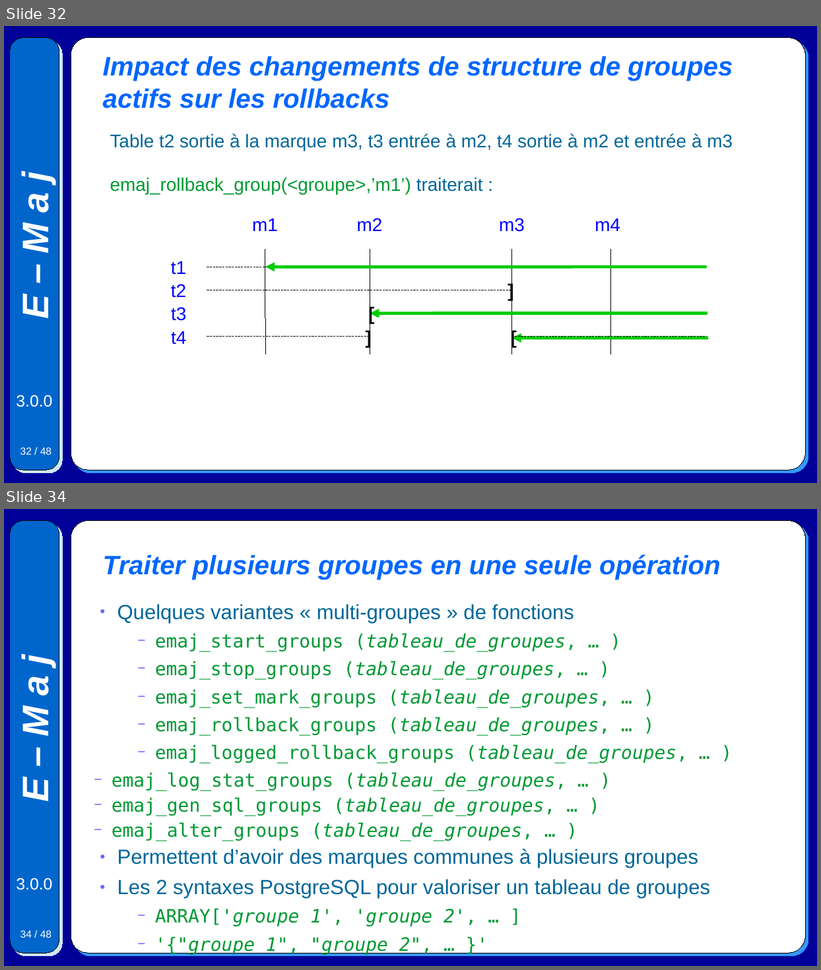
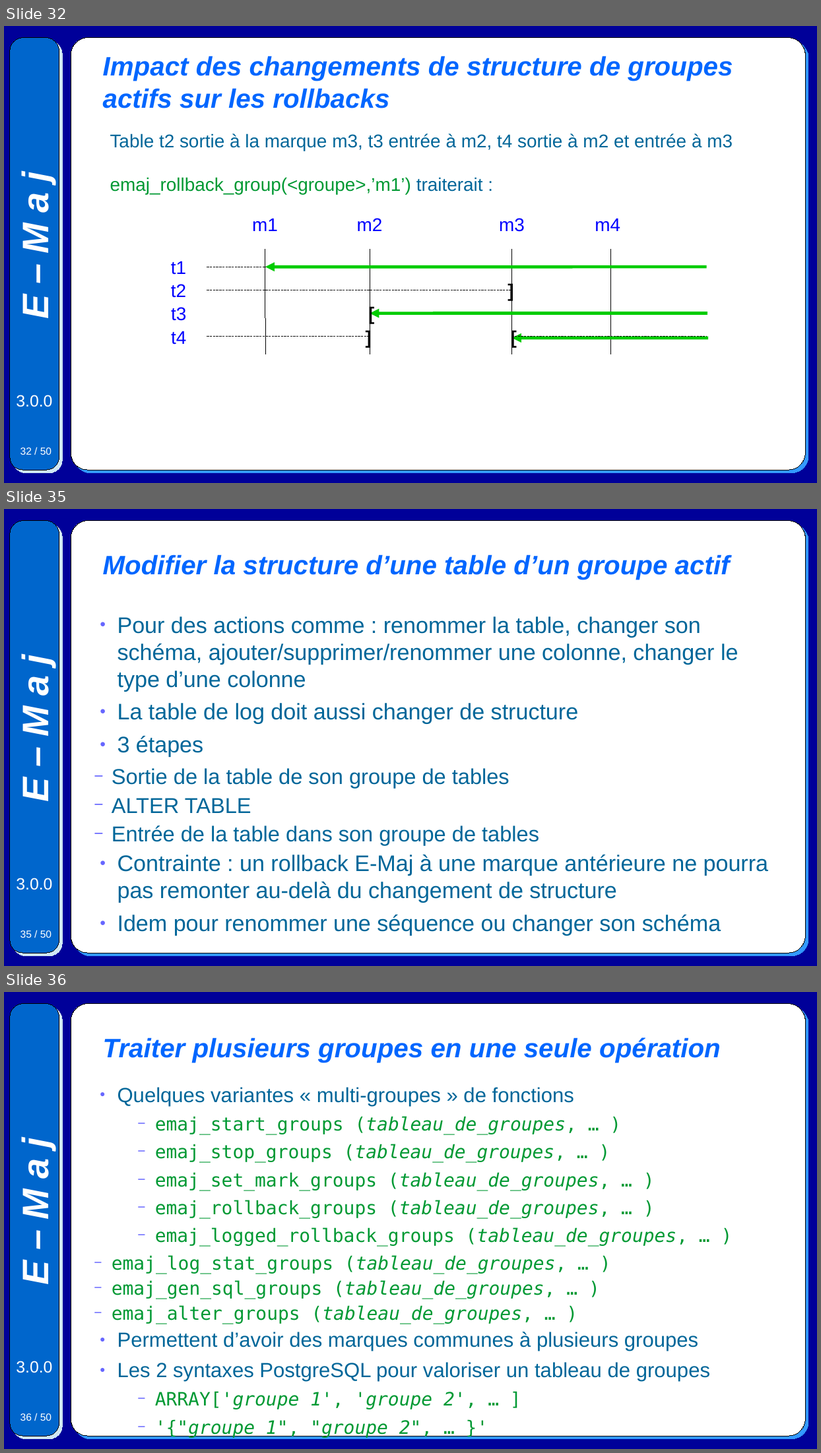
Before and after one commit to beaud76/emaj_doc, a slide deck: Emaj.devel_pres_fr.odp. Shown one above the other, each under a label of ours: slides 32 and 34 before the commit, slides 32, 35 and 36 after it; the slides between them are not shown. The pictures are 821x970 and 821x1453 pixels, drawn with LibreOffice and Linux fonts; fonts in the diff are those of the drawing. Boxes give left, top, right and bottom in pixels: in the first picture for what was removed or moved away, otherwise in the second. Text is boxed around its words. In the diff, an @@ line names an element or a change of style, - is before the commit and + after.

Commit message:
In extended presentations, improve and fix the explanations about the tables group structure changes for groups in LOGGING state.

```diff
--- a/Emaj.devel_pres_fr.odp
+++ b/Emaj.devel_pres_fr.odp
@@ slide 35 added at [4,509,817,966], background #000099; not listed: 5 template elements that a slide beside it also shows @@
@@ title added at [103,555,730,580], 26 pt, text #0066FF, bold, italic @@
+Modifier la structure d’une table d’un groupe actif
@@ text added at [112,617,768,936], 22 pt, text #006699 @@
+● Pour des actions comme : renommer la table, changer son schéma, ajouter/supprimer/renommer une colonne, changer le type d’une colonne
+● La table de log doit aussi changer de structure
+● 3 étapes
+  − Sortie de la table de son groupe de tables
+  − ALTER TABLE
+  − Entrée de la table dans son groupe de tables
+● Contrainte : un rollback E-Maj à une marque antérieure ne pourra pas remonter au-delà du changement de structure
+● Idem pour renommer une séquence ou changer son schéma
@@ page number at [20,448,52,455]: text changed @@
-32 / 48
+32 / 50
@@ what was slide 34 is now slide 36 @@
@@ page number at [20,1414,52,1421]: text changed @@
-34 / 48
+36 / 50
```
Also in this commit, not shown: 3 slides changed, 1 other slide added, 1 other file.
